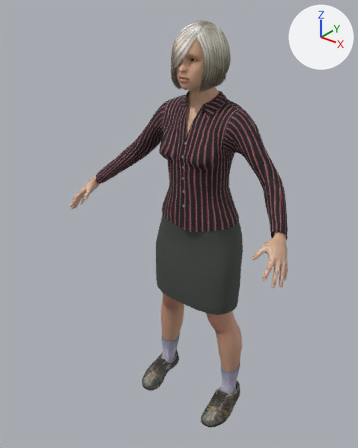
Renders of the glTF model preview/public/assets/characters/woman-tailored.glb from each side of a commit.
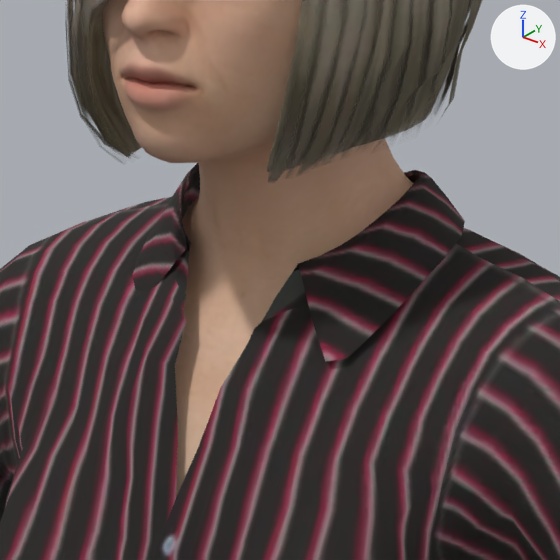
There are two pictures of each version: one whole from a 50 mm camera at (1.049, -1.479, 1.706) aimed at (-0.048, -0.108, 0.857), one close up on the part from 45% to 67% of the width and 15% to 32% of the height. Lighting does not change. The marker at upper right points along +X, +Y and +Z. The last two pictures show the newer version. Vertices at exactly the same position are counted once.

Names of what the first close-up shows: 'woman-tailored', 'woman-tailored.bob02', 'woman-tailored.female_elegantsuit01'.
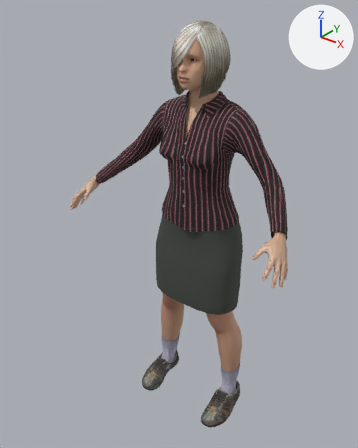
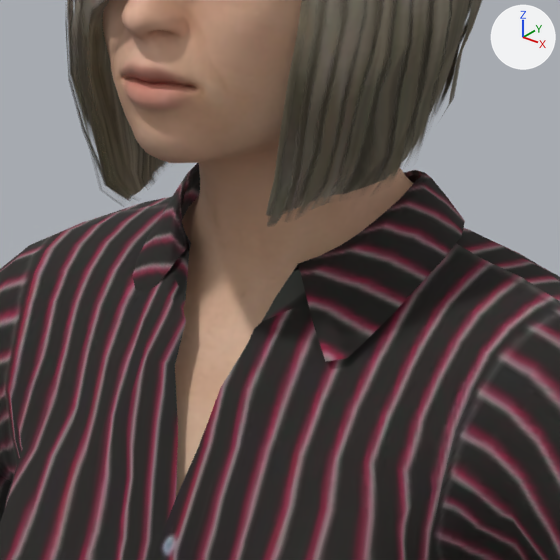
The newer file adds a shape key; the second version is drawn at full value of the shape key 'chin-height-incr' of 'woman-tailored.bob02', and the change is written as the vertex moves it makes.

Boxes (x1, y1, x2, y2) around the edits, measured in the close-ups (560 x 560 px; the box of a moved part takes in the faces that stretch with it):
'woman-tailored.bob02', reshaped: before (66, 0, 482, 183); after (66, 0, 482, 226)
part 1 of me_bob02, moved or reshaped: before (267, 33, 463, 183); after (267, 33, 463, 226)
part 2 of me_bob02, moved or reshaped: before (69, 10, 141, 157); after (69, 9, 167, 200)

Diff of the bpy script that builds the scene:
```diff
--- a/preview/public/assets/characters/woman-tailored.glb.py
+++ b/preview/public/assets/characters/woman-tailored.glb.py
@@ me_bob02 @@
 # used by ob_woman_tailored_bob02; location = (0.0, 0.0, 0.0)
-me_bob02.from_pydata(...)  # 1582 vertices, 2248 faces; spans x -0.089..0.091, y -0.16..0.051, z 1.372..1.595
+me_bob02.from_pydata(...)  # 1582 vertices, 2248 faces; spans x -0.089..0.091, y -0.16..0.051, z 1.352..1.595
+# me_bob02 part 1: 127 of 1582 vertices moved; they spanned x 0.042..0.079, y -0.123..-0.01, z 1.376..1.435 and now span x 0.042..0.079, y -0.122..-0.01, z 1.356..1.433; mean shift (0.0, 0.0, -0.013); largest move (0.073, -0.061, 1.408) -> (0.073, -0.061, 1.387)
+# me_bob02 part 2: 103 of 1582 vertices moved; they spanned x -0.077..-0.039, y -0.13..-0.036, z 1.372..1.426 and now span x -0.077..-0.039, y -0.13..-0.035, z 1.352..1.417; mean shift (0.0, 0.001, -0.015); largest move (-0.051, -0.117, 1.384) -> (-0.051, -0.117, 1.364)
 me_bob02.materials.append(mat_bob02)
```
